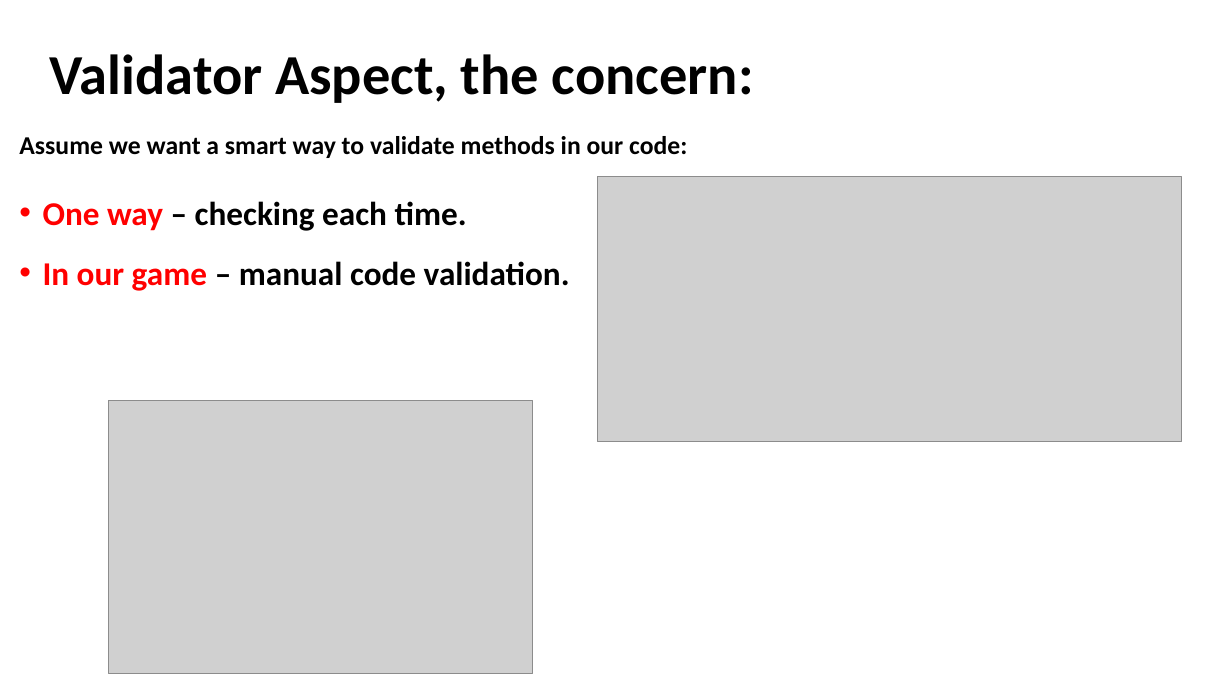
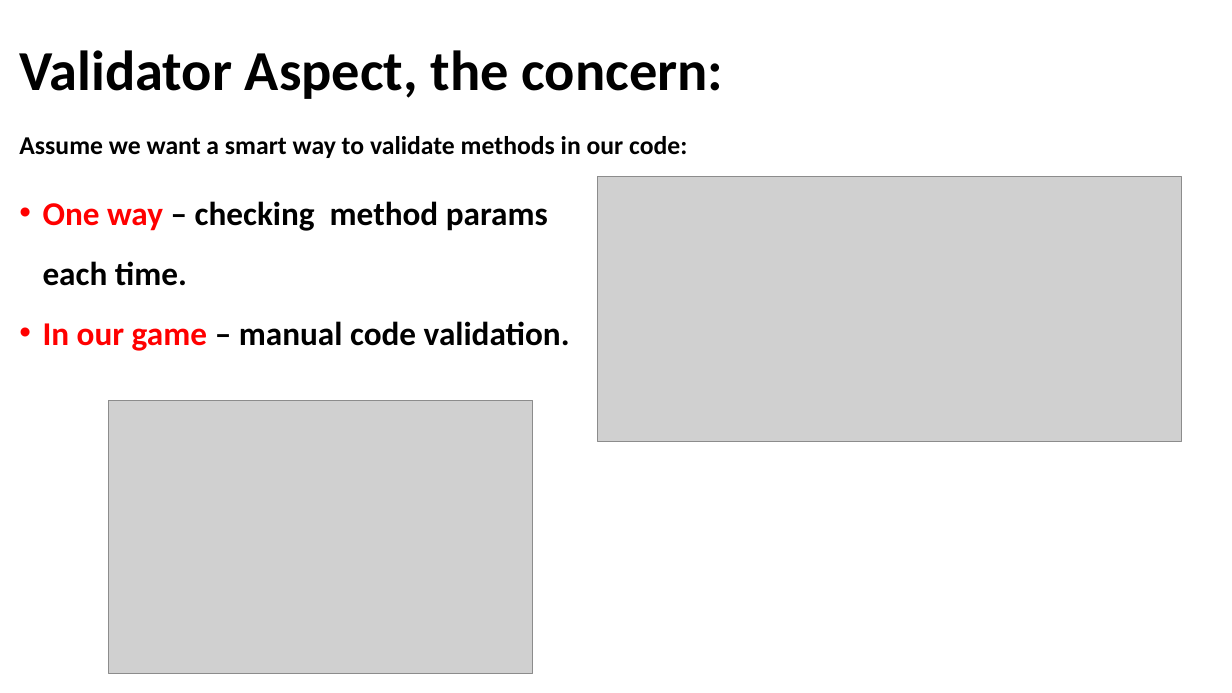
Before and after one commit to akotek/AOP, a slide deck: slide 39 of src/Final Project Presentation.pptx (slide 35 before the commit). Drawn at 1232x693 pixels with LibreOffice and Linux fonts; fonts in the diff are those of the drawing; grey boxes stand for pictures. Boxes give left, top, right and bottom in pixels: in the first picture for what was removed or moved away, otherwise in the second. Text is boxed around its words. In the diff, an @@ line names an element or a change of style, - is before the commit and + after.

```diff
--- a/src/Final Project Presentation.pptx
+++ b/src/Final Project Presentation.pptx
@@ title "Validator Aspect, the concern:": place and size @@
-title "Validator Aspect, the concern:" at (50, 54, 754, 103)
+title "Validator Aspect, the concern:" at (19, 50, 724, 99)
@@ text at (43, 201, 548, 286): text changed @@
-• One way – checking each time.
+• One way – checking method params each time.
```
Also in this commit, not shown: 17 other slides changed, 6 slides added, 2 slides removed, 5 other files.
